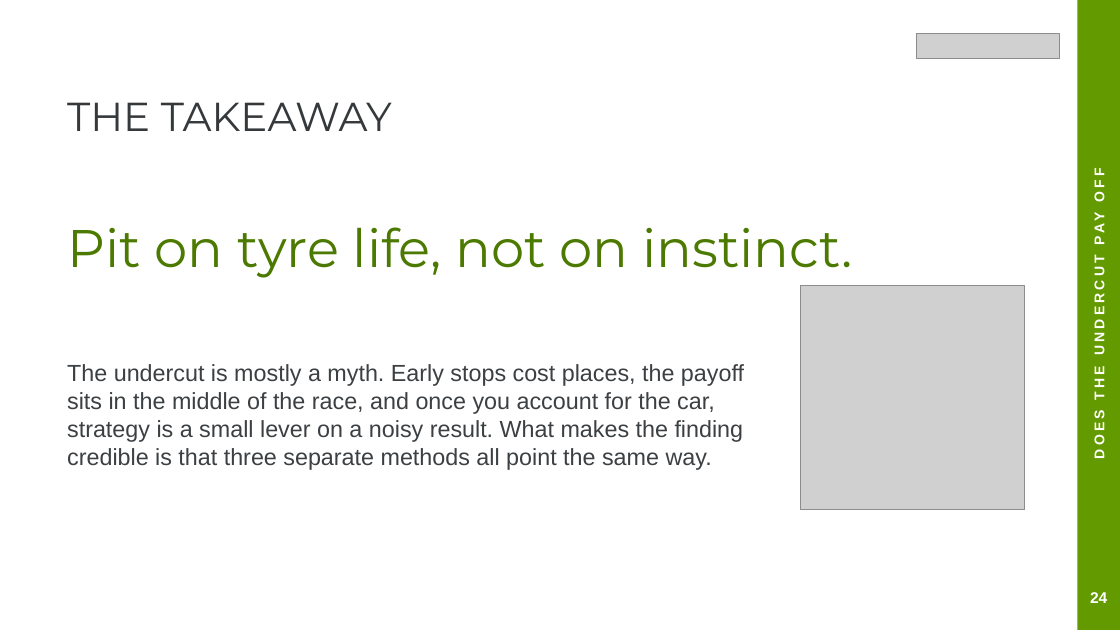
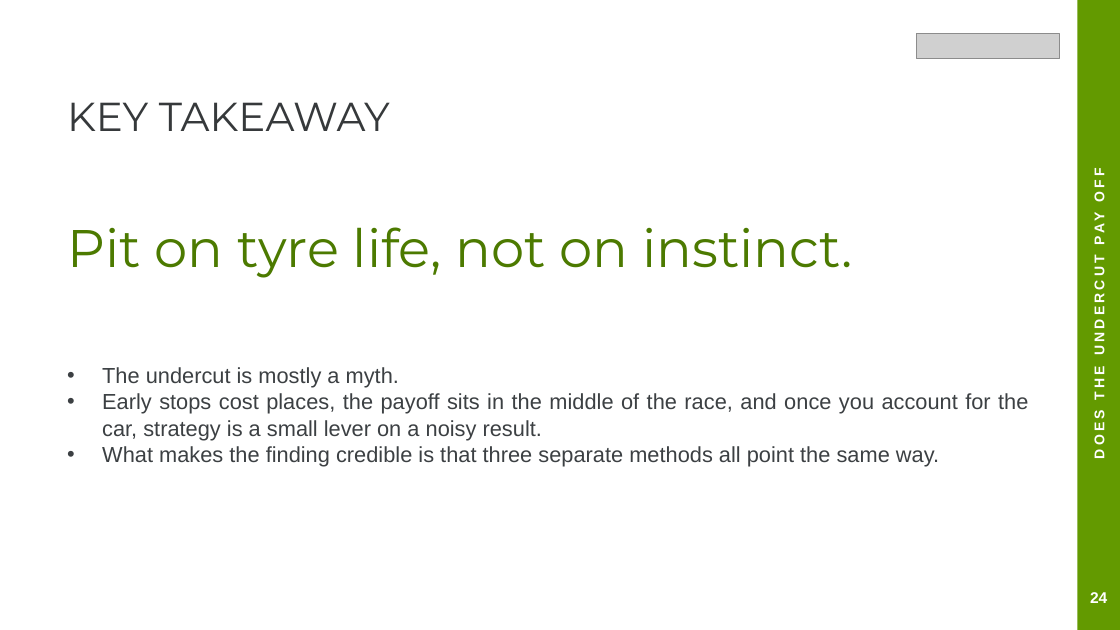
Before and after one commit to Munish0303/dai-mission-group-K, a slide deck: slide 32 of presentation.pptx (slide 31 before the commit). Drawn at 1120x630 pixels with LibreOffice and Linux fonts; fonts in the diff are those of the drawing; grey boxes stand for pictures. Boxes give left, top, right and bottom in pixels: in the first picture for what was removed or moved away, otherwise in the second. Text is boxed around its words. In the diff, an @@ line names an element or a change of style, - is before the commit and + after.

```diff
--- a/presentation.pptx
+++ b/presentation.pptx
@@ text at (67, 102, 390, 131): text changed @@
-THE TAKEAWAY
+KEY TAKEAWAY
@@ picture removed at (801, 286, 1025, 510) @@
@@ text at (102, 367, 990, 467): text changed; size 15 to 14 pt @@
-The undercut is mostly a myth. Early stops cost places, the payoff sits in the middle of the race, and once you account for the car, strategy is a small lever on a noisy result. What makes the finding credible is that three separate methods all point the same way.
+• The undercut is mostly a myth.
+• Early stops cost places, the payoff sits in the middle of the race, and once you account for the car, strategy is a small lever on a noisy result.
+• What makes the finding credible is that three separate methods all point the same way.
```
Also in this commit, not shown: 31 other slides changed, 4 slides added, 3 slides removed, 2 other files.
